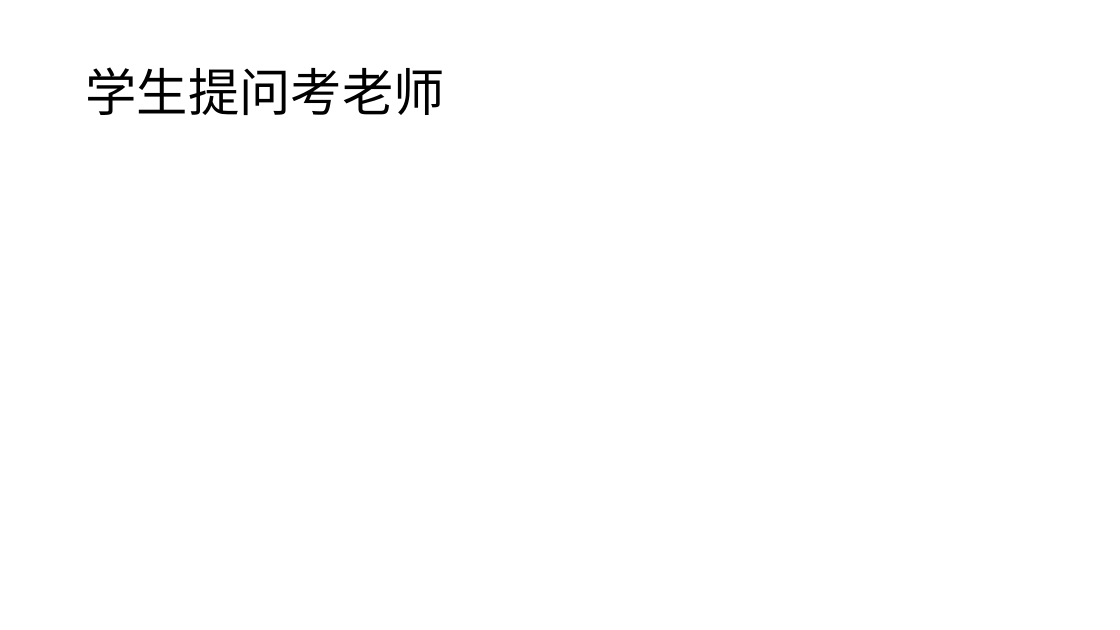
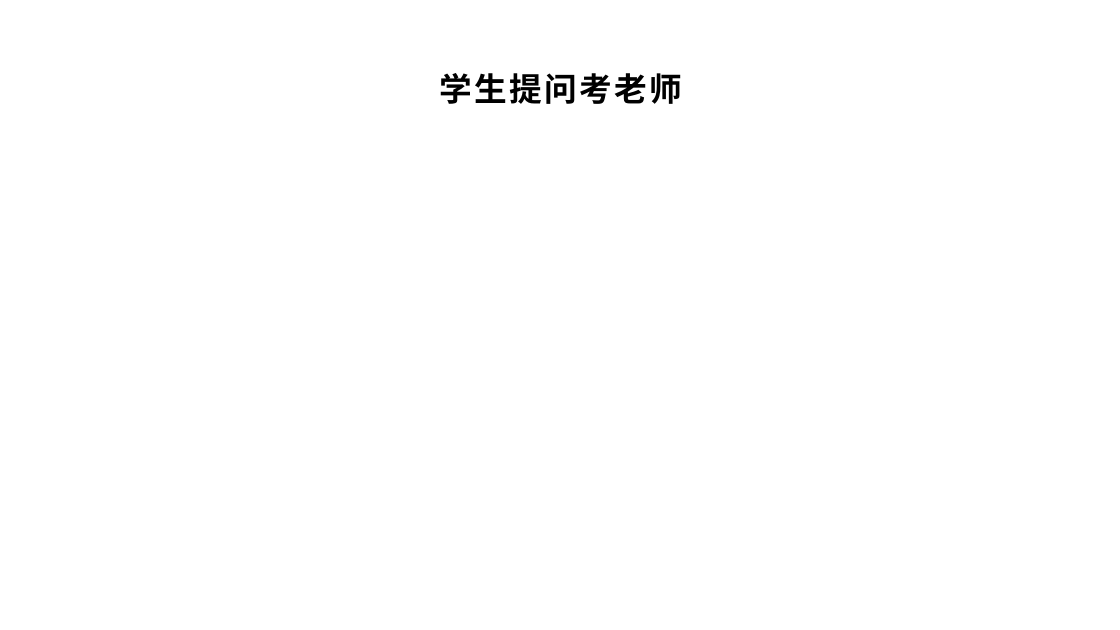
Before and after one commit to yyc-git/ModernGameEngineDesignEdu, a slide deck: slide 11 of 模板.pptx (slide 13 before the commit). Drawn at 1120x630 pixels with LibreOffice and Linux fonts; fonts in the diff are those of the drawing; background and template pictures are left out. Boxes give left, top, right and bottom in pixels: in the first picture for what was removed or moved away, otherwise in the second. Text is boxed around its words. In the diff, an @@ line names an element or a change of style, - is before the commit and + after.

```diff
--- a/模板.pptx
+++ b/模板.pptx
@@ title "学生提问考老师": place and size @@
-title "学生提问考老师" at bbox=[85, 67, 444, 115]
+title "学生提问考老师" at bbox=[440, 73, 682, 104]
@@ title "学生提问考老师" at bbox=[440, 73, 682, 104]: size 44 to 28 pt, font Calibri to Arial, letter spacing 0 to 2 pt, bold on; alignment left to centre; line spacing 0.9 to 1 @@
```
Also in this commit, not shown: 7 other slides changed, 9 slides added, 7 slides removed, 5 other files.
